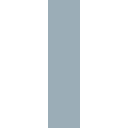
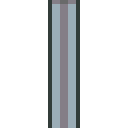
The second 128 x 128 image is a revision of the first. Changes to its layers:
painted on "Cubicle" over (48, 0, 80, 128)
